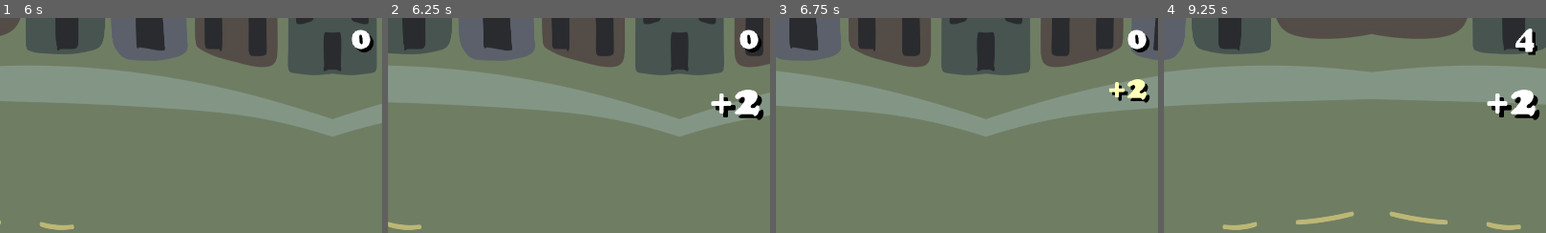
Above: before the commit, frames 1-4 (left to right).
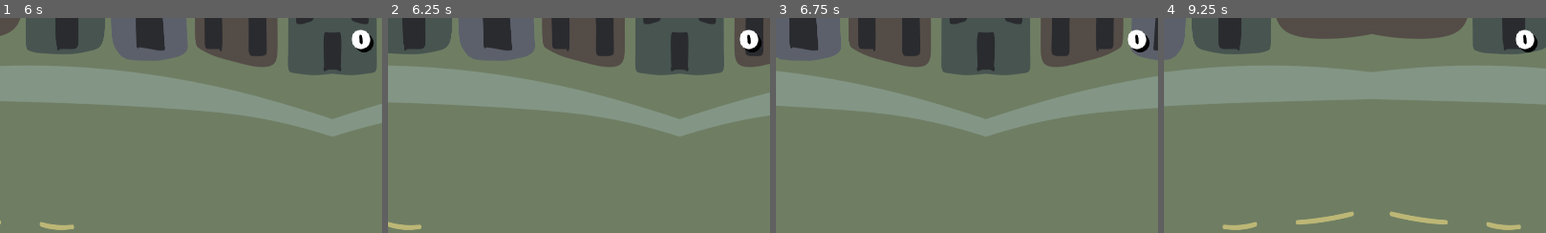
Above: after the commit, the same moments.

Repository: proximadams/The-Radical-Adventures-of-Chris-Pointon
Game: Godot game, scene res://scenes/TitleScreen.tscn
The game is run twice, just before and just after one commit, with the same random seed, the same clock (stepped at 60 frames per second) and the same inputs.
Inputs:
- Up to frame 1 (6 s): hold D (move_right) 0.53-1.25 s; hold Down (shift_crouch) 0.53-1.25 s; tap Up (shift_jump) at 0.77, 2.27, 4.52, 5.27 s; click "Start" at 1.25 s; hold S (move_down) 2.03-2.78 s; tap Down (shift_crouch) at 2.1, 4.35, 5.85 s; hold D (move_right) 2.78-3.5 s; hold Down (shift_crouch) 2.78-3.5 s; click "Yes" at 3.5 s; hold W (move_up) 4.28-5.03 s; tap Enter at 5 s; hold Down (shift_crouch) 5.03-5.78 s; hold A (move_left) from 5.03 s (still down)
- Up to frame 2 (6.25 s): keep holding A (move_left); tap Up (shift_jump) at 6.02 s
- Up to frame 3 (6.75 s): release A (move_left) at 6.53 s; hold S (move_down) from 6.53 s (still down); hold Down (shift_crouch) from 6.53 s (still down)
- Up to frame 4 (9.25 s): release S (move_down) at 7.28 s; release Down (shift_crouch) at 7.28 s; hold D (move_right) 7.28-8.03 s; tap Down (shift_crouch) at 7.35, 8.85 s; tap Up (shift_jump) at 7.52, 8.27, 9.02 s; hold W (move_up) 8.03-8.78 s; hold Down (shift_crouch) 8.03-8.78 s; hold D (move_right) from 8.78 s (still down)
The pictures show only the part of the screen within x 50-100%, y 0-50%; the shares and areas given below are measured in that part.

Frame 1 is identical in both runs. In frame 2, 1.1% of the frame differs, in the area x 84-99%, y 33-48%; in frame 3, 0.7%; in frame 4, 1.5%, in the area x 84-99%, y 4-48%.

Commit message:
various improvements, added playlisrt of songs

Diff:
--- a/code/Level.gd
+++ b/code/Level.gd
@@ -47,7 +47,8 @@
 
 func _increase_points(points: int) -> void:
 	environment.increase_max_speed(points)
-	score.show_new_points(points)
+	if (instructionsState == GRIND or instructionsState == FINISHED):
+		score.show_new_points(points)
 
 func game_over() -> void:
 	var isNewRecord : bool = (Records.recordsArr.size() != 0 and Records.recordsArr.max() < score.totalPoints)
--- a/project.godot
+++ b/project.godot
@@ -17,6 +17,7 @@
 [autoload]
 
 Records="*res://code/Records.gd"
+MusicPlayer="*res://scenes/MusicPlayer.tscn"
 
 [display]
 
--- /dev/null
+++ b/scenes/MusicPlayer.tscn
@@ -0,0 +1,10 @@
+[gd_scene load_steps=2 format=2]
+
+[ext_resource path="res://audio/Playlist.mp3" type="AudioStream" id=1]
+
+[node name="MusicPlayer" type="Node2D"]
+pause_mode = 2
+
+[node name="AudioStreamPlayer" type="AudioStreamPlayer" parent="."]
+stream = ExtResource( 1 )
+autoplay = true
--- a/scenes/Ramp.tscn
+++ b/scenes/Ramp.tscn
@@ -6,10 +6,10 @@
 [ext_resource path="res://code/SpriteAdjustZ.gd" type="Script" id=4]
 
 [sub_resource type="RectangleShape2D" id=70]
-extents = Vector2( 4, 70 )
+extents = Vector2( 29, 70 )
 
 [sub_resource type="RectangleShape2D" id=71]
-extents = Vector2( 130, 70 )
+extents = Vector2( 96, 70 )
 
 [node name="Ramp" type="Node2D"]
 position = Vector2( 112, 0 )
@@ -25,12 +25,12 @@
 script = ExtResource( 2 )
 
 [node name="CollisionShape2D" type="CollisionShape2D" parent="OnboardRampArea"]
-position = Vector2( -224, -32 )
+position = Vector2( -199, -32 )
 shape = SubResource( 70 )
 
 [node name="HazardousArea" type="Area2D" parent="."]
 script = ExtResource( 1 )
 
 [node name="CollisionShape2D" type="CollisionShape2D" parent="HazardousArea"]
-position = Vector2( 86, -32 )
+position = Vector2( 120, -32 )
 shape = SubResource( 71 )
Not shown, added: audio/Playlist.mp3.import
Not shown, added: audio/Playlist.mp3
